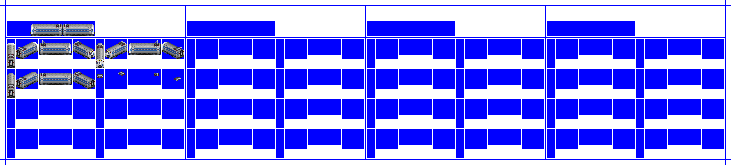
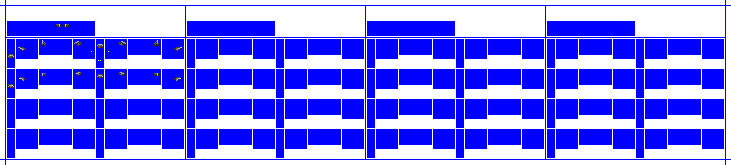
The second 731 × 165 image is a revision of the first. Changes to its layers:
hid "Liv0" over box(7, 24, 184, 98)
hid "CC1" over box(7, 24, 184, 98)
